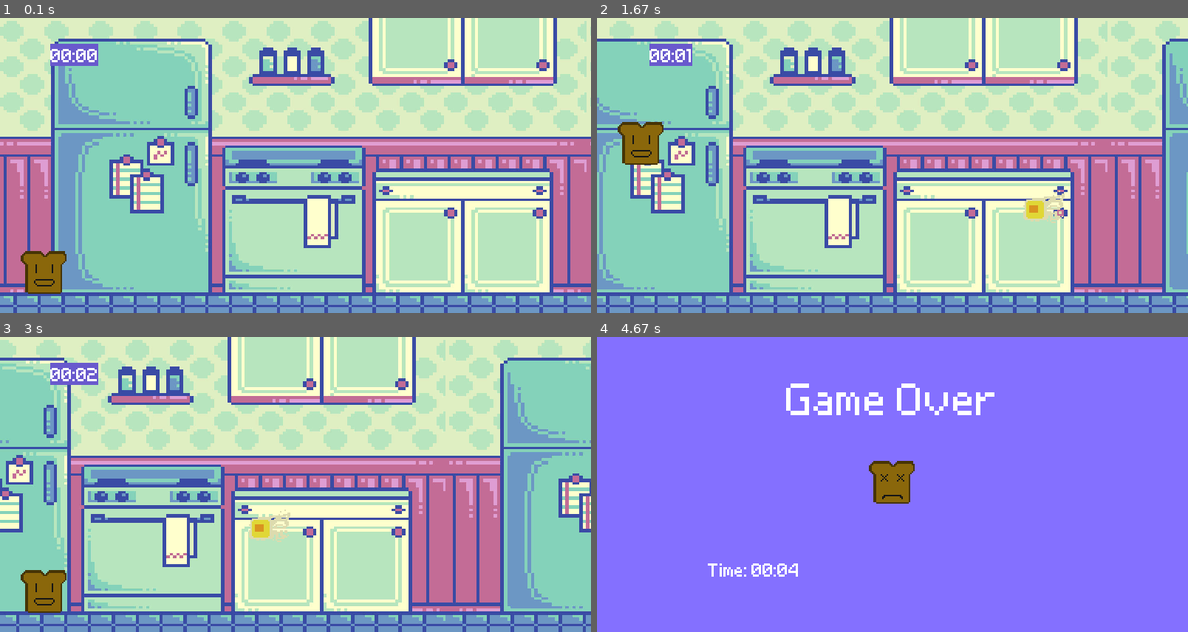
Above: before the commit, frames 1-4 (two rows, left to right).
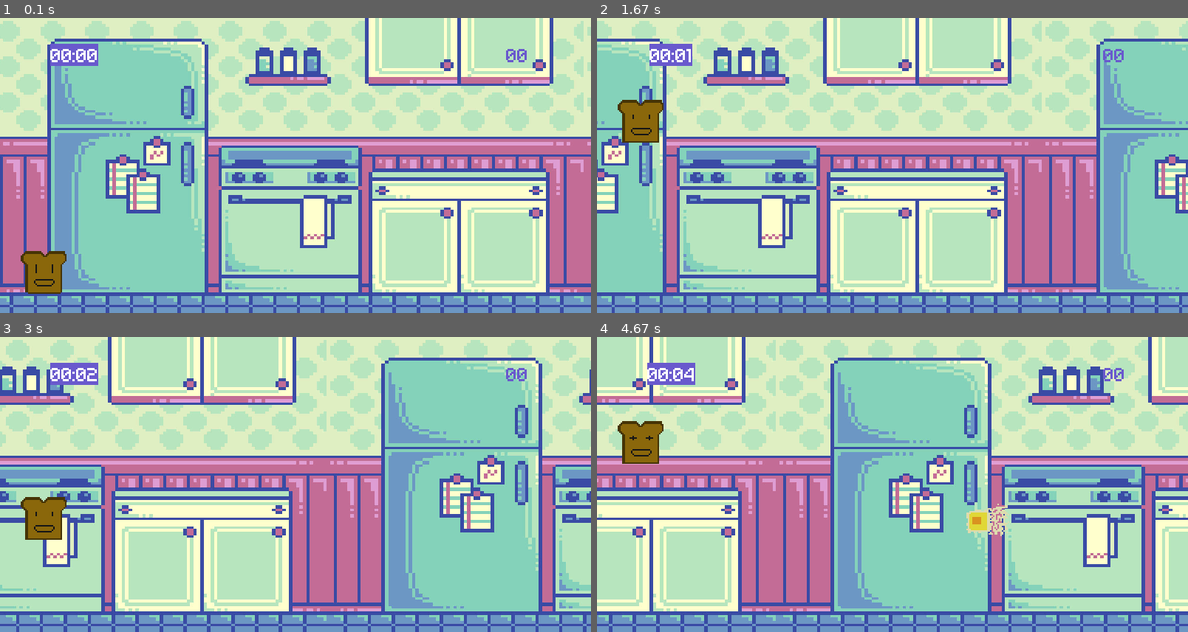
Above: after the commit, the same moments.

Repository: touseefhossain/RunningToast_Pygame
Game: pygame game, started from runningGame.py
Same seed, same stepped clock (60 frames per second), same inputs: the game is played once before the commit and once after it.
Inputs:
- Up to frame 1 (0.1 s): no input
- Up to frame 2 (1.67 s): tap Space at 0.33, 1.23, 1.53 s
- Up to frame 3 (3 s): tap Space at 2.23, 2.53, 2.8 s
- Up to frame 4 (4.67 s): tap Space at 3.13, 3.43, 3.57, 3.97, 4.27 s

The runs differ from the first frame. In frame 1, 23% of the frame differs, in the area x 0-100%, y 0-100%; in frame 2, 61%; in frame 3, 70%; in frame 4, 100%.

Commit message:
iteration 3: created sprite animation, score system, and 'game over' state

Diff:
--- a/runningGame.py
+++ b/runningGame.py
@@ -1,6 +1,11 @@
+# simple running game developed by Touseef Hossain
+# tutorial content used in this code found from
+# https://www.youtube.com/watch?v=AY9MnQ4x3zk
 import pygame
 from sys import exit
+from random import randint
 import spritesheet
+import sprite
 
 DISPLAY_WIDTH = 800
 DISPLAY_HEIGHT = 400
@@ -18,14 +23,26 @@
 background = pygame.transform.scale(background, (DISPLAY_WIDTH, DISPLAY_HEIGHT))
 bgX = 0
 bgX2 = DISPLAY_WIDTH
-
-timeTextStyle = pygame.font.Font('Grand9k Pixel.ttf', 20)
+bgSpeed = 2
+
+timeTextStyle = pygame.font.Font('Grand9K Pixel.ttf', 20)
 start_time = 0 # timer that will help with maintaining accurate time whenever the game restarts
 game_time = 0 # used to display total play time for a game
+
+score = 0
 
 # 'game over' state background settings
 gg_text = bgTextStyle.render('Game Over', False, 'white')
 gg_rect = gg_text.get_rect(center =(400, 80))
+gg_continue_text = timeTextStyle.render('Try Again? ( SPACE )', False, 'white')
+gg_continue_rect = gg_continue_text.get_rect(center = (400, 350))
+
+toast_defeat_image = pygame.image.load('Graphics/toast_defeat.png').convert_alpha()
+toast_defeat_sprite = spritesheet.SpriteSheet(toast_defeat_image)
+toast_defeat_surface = toast_defeat_sprite.getFrame(0, 64, 64)
+toast_defeat_surface = pygame.transform.rotozoom(toast_defeat_surface, 0, 1.6) # filter, scale, rotate
+toast_defeat_surface.set_colorkey('black')
+toast_defeat_rect = toast_defeat_surface.get_rect(center = (400, 200))
 
 def displayTime():
     global game_time
@@ -48,6 +65,12 @@
     minutes = str(minutes).zfill(2)
     return f'{minutes}:{seconds}'
 
+def displayScore():
+    adjusted_score = str(score).zfill(2)
+    score_surface = timeTextStyle.render(f'{adjusted_score}', False, 'slateblue3')
+    score_rect = score_surface.get_rect(center = (700, 50))
+    screen.blit(score_surface, score_rect)
+
 # Code sampled and derived from
 # https://www.techwithtim.net/tutorials/game-development-with-python/side-scroller-pygame/background/
 def redrawBackground():
@@ -55,12 +78,12 @@
     screen.blit(background, (bgX,0))
     screen.blit(background, (bgX2, 0))
 
-    # draws background colour and shape for a specified rectangle
     displayTime()
+    displayScore()
 
     # move both images in same direction to simulate scrolling background
-    bgX -= 1.1
-    bgX2 -= 1.1
+    bgX -= bgSpeed
+    bgX2 -= bgSpeed
 
     # reset the image positions once they reach the end
     if bgX < -DISPLAY_WIDTH:
@@ -68,28 +91,62 @@
     if bgX2 < -DISPLAY_WIDTH:
         bgX2 = DISPLAY_WIDTH
 
-toast_defeat_image = pygame.image.load('Graphics/toast_defeat.png').convert_alpha()
-toast_defeat_sprite = spritesheet.SpriteSheet(toast_defeat_image)
-toast_defeat_surface = toast_defeat_sprite.getFrame(0, 64, 64)
-toast_defeat_rect = toast_defeat_surface.get_rect(center = (400, 200))
-
+# initiate timer for sprite animation
+sprite_frame_rate = 100
+sprite_timer = pygame.USEREVENT + 1
+pygame.time.set_timer(sprite_timer, sprite_frame_rate)
+
+# load player object and initiate player parameters
 toast_move_image = pygame.image.load('Graphics/toast_move.png').convert_alpha()
-toast_move_spread = spritesheet.SpriteSheet(toast_move_image)
-
-toast_move_01 = toast_move_spread.getFrame(0, 64, 64)
-toast_rect = toast_move_01.get_rect(midbottom =(60, 380))
+toast_move_sprite = sprite.Sprite(toast_move_image, 64)
+toast_rect = toast_move_sprite.currentFrame().get_rect(midbottom =(60, 380))
 toast_gravity = 0
-pygame.display.set_icon(toast_move_01) # set window icon
+pygame.display.set_icon(toast_move_sprite.currentFrame()) # set window icon
 
 # load obstacle objects
 egg_move_image = pygame.image.load('Graphics/egg_move.png').convert_alpha()
-egg_move_spread = spritesheet.SpriteSheet(egg_move_image)
-egg_move_01 = egg_move_spread.getFrame(0, 64, 64)
-egg_rect = egg_move_01.get_rect(center = (900, 260))
+egg_move_sprite = sprite.Sprite(egg_move_image, 64)
+
+toaster_move_image = pygame.image.load('Graphics/toaster_move.png').convert_alpha()
+toaster_move_sprite = sprite.Sprite(toaster_move_image, 64)
+
+# initiate timer for enemy spawn rate and list for enemies present on screen
+enemy_spawn_rate = 3000
+enemy_timer = pygame.USEREVENT + 2
+pygame.time.set_timer(enemy_timer, enemy_spawn_rate)
+enemy_list = []
+
+# move the obstacles according to their respective type
+def enemyMovement(list):
+    global score
+    if list:
+        for enemy in list:
+            if enemy.centery == 250:
+                enemy.left -= 5
+                screen.blit(egg_move_sprite.currentFrame(), enemy)
+            else:
+                enemy.left -= 4
+                screen.blit(toaster_move_sprite.currentFrame(), enemy)
+            if enemy.left <= -100:
+                list.remove(enemy)
+                score += 1
+        return list
+    else: return []
 
 game_active = True # state of the game (switch from playing and 'game over' screen)
 
-while running: # ensure that program doesn't end unless prompted
+# check for collisions between player and obstacles
+# change state of game if collision occurs
+def collisionCheck(player, enemies):
+    if enemies:
+        for enemy in enemies:
+            if player.colliderect(enemy):
+                enemies.clear()
+                return False
+    return True
+
+# ensure that program doesn't end unless prompted
+while running:
     for event in pygame.event.get():
         if event.type == pygame.QUIT: # close the window 'X'
             pygame.quit() # cancel the pygame module
@@ -100,43 +157,55 @@
             if event.type == pygame.KEYDOWN: # keyboard inputs
                 if event.key == pygame.K_SPACE: # spacebar key
                     if toast_rect.bottom == 380: # ensure only a single jump from ground
-                        toast_gravity = -20 # when pressed, send toast upwards
-
-        else: # event handler for 'game over' state
+                        toast_gravity = -16 # when pressed, send toast upwards
+
+        else: # event handler for 'game over' state (reset necessary variables)
             if event.type == pygame.KEYDOWN and event.key == pygame.K_SPACE:
                 game_active = True
                 start_time = pygame.time.get_ticks()
-                egg_rect.left = 801
+                score = 0
+                toast_rect.bottom = 380
+                toast_gravity = 0
+
+        if event.type == enemy_timer and game_active: # timer for enemy spawn
+            if randint(0,2): # function that "randomizes" the type of enemy spawned
+                enemy_list.append(egg_move_sprite.currentFrame().get_rect(center = (randint(900,1100), 250)))
+            else:
+                enemy_list.append(toaster_move_sprite.currentFrame().get_rect(midbottom = (randint(900,1100), 380)))
+
+        if event.type == sprite_timer and game_active: # timer for sprite animation transition
+            egg_move_sprite.nextFrame()
+            toaster_move_sprite.nextFrame()
+            toast_move_sprite.nextFrame()
 
     if game_active: # 'playing' state
         redrawBackground()
-        screen.blit(toast_move_01, toast_rect)
-        screen.blit(egg_move_01, egg_rect)
+        screen.blit(toast_move_sprite.currentFrame(), toast_rect)
 
         # simulate jumping with gravity
-        toast_gravity+=1
+        toast_gravity+=0.6
         toast_rect.y += toast_gravity
 
-        # movement of egg obstacle
-        egg_rect.left -= 3
-        if egg_rect.left < -100: egg_rect.left = 801
+        enemy_list = enemyMovement(enemy_list)
+        game_active = collisionCheck(toast_rect, enemy_list)
 
         # maintain floor for toast player
         if toast_rect.bottom >= 380:
             toast_rect.bottom = 380
             toast_gravity = 0 # reset gravity, rather than have gravity infinitely increasing
 
-        # check to see obstacle and player collision
-        if egg_rect.colliderect(toast_rect):
-            game_active = False
 
     else: # 'game over' state
         screen.fill('lightslateblue')
         game_time_surface = timeTextStyle.render(f'Time: {game_time}', False, 'white')
-        game_time_rect = game_time_surface.get_rect(topleft=(150, 300))
+        game_time_rect = game_time_surface.get_rect(topleft=(150, 250))
+        game_score_surface = timeTextStyle.render(f'Score: {score}', False, 'white')
+        game_score_rect = game_score_surface.get_rect(topleft=(550, 250))
         screen.blit(gg_text, gg_rect)
         screen.blit(toast_defeat_surface, toast_defeat_rect)
         screen.blit(game_time_surface, game_time_rect)
+        screen.blit(game_score_surface, game_score_rect)
+        screen.blit(gg_continue_text, gg_continue_rect)
 
     pygame.display.update() # updates the display continuously
     timer.tick(60) # ensure that while loop does not run more than 60 times per second (max frame rate)
--- /dev/null
+++ b/sprite.py
@@ -0,0 +1,30 @@
+import pygame
+import spritesheet
+
+# creation of a sprite class that will go through all images found in a spritesheet
+# Credits to: Touseef Hossain (self-made)
+class Sprite():
+
+    # recieve spritesheet image and dimensions (assuming square) of one frame
+    def __init__(self, sheet, dimension):
+        self.spriteSheet = spritesheet.SpriteSheet(sheet)
+        self.numFrames = sheet.get_width()//sheet.get_height()
+        self.sprite_array = self.fillArray(dimension, dimension)
+        self.index = 0
+
+    # create and fill an array with all the different sprite images that form the animation
+    def fillArray(self, width, height):
+        self.sprite_array = []
+        for x in range(self.numFrames):
+            self.sprite_array.append(self.spriteSheet.getFrame(x, width, height))
+
+        return self.sprite_array
+
+    # iterate through the sprite array (go to next animation slide) by increasing the index
+    def nextFrame(self):
+        self.index += 1
+        if self.index >= self.numFrames: self.index = 0
+
+    # return the current frame that needs to be animated
+    def currentFrame(self):
+        return self.sprite_array[self.index]
Binary file added: Graphics/toaster_move.png
